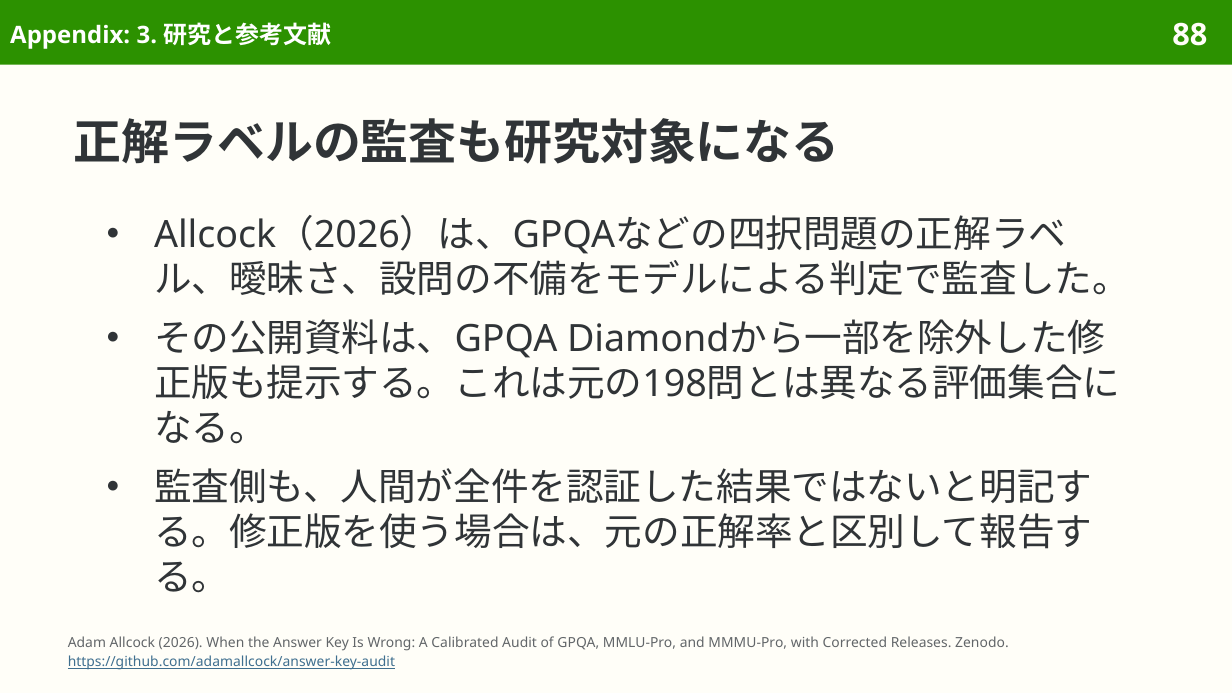
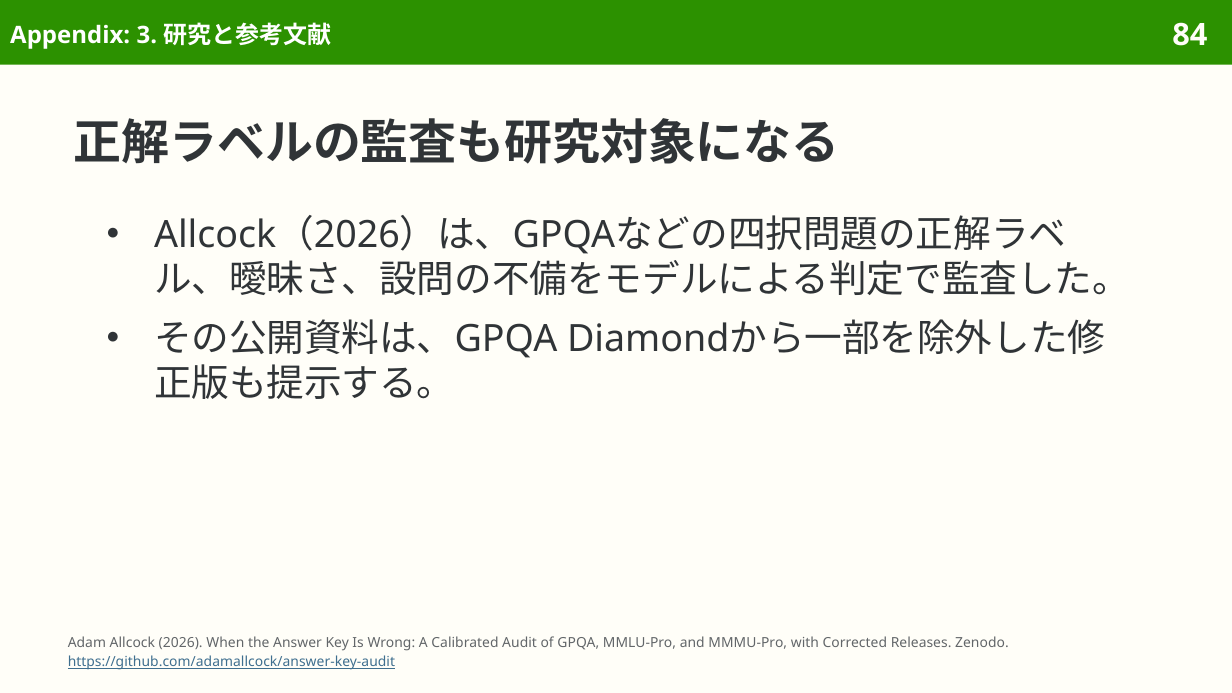
Before and after one commit to sasakiy84/datasets-in-10-minutes, a slide deck: slide 84 of slides/datasets-in-10-minutes-gpqa.pptx (slide 88 before the commit). Drawn at 1232x693 pixels with LibreOffice and Linux fonts; fonts in the diff are those of the drawing. Boxes give left, top, right and bottom in pixels: in the first picture for what was removed or moved away, otherwise in the second. Text is boxed around its words. In the diff, an @@ line names an element or a change of style, - is before the commit and + after.

```diff
--- a/slides/datasets-in-10-minutes-gpqa.pptx
+++ b/slides/datasets-in-10-minutes-gpqa.pptx
@@ page number at (1172, 22, 1207, 46): text changed @@
-88
+84
@@ text at (154, 319, 557, 399): text changed @@
-● その公開資料は、GPQA Diamondから一部を除外した修正版も提示する。これは元の198問とは異なる評価集合になる。
-● 監査側も、人間が全件を認証した結果ではないと明記する。修正版を使う場合は、元の正解率と区別して報告する。
+● その公開資料は、GPQA Diamondから一部を除外した修正版も提示する。
```
Also in this commit, not shown: 21 other slides changed, 4 slides removed, 16 other files.
